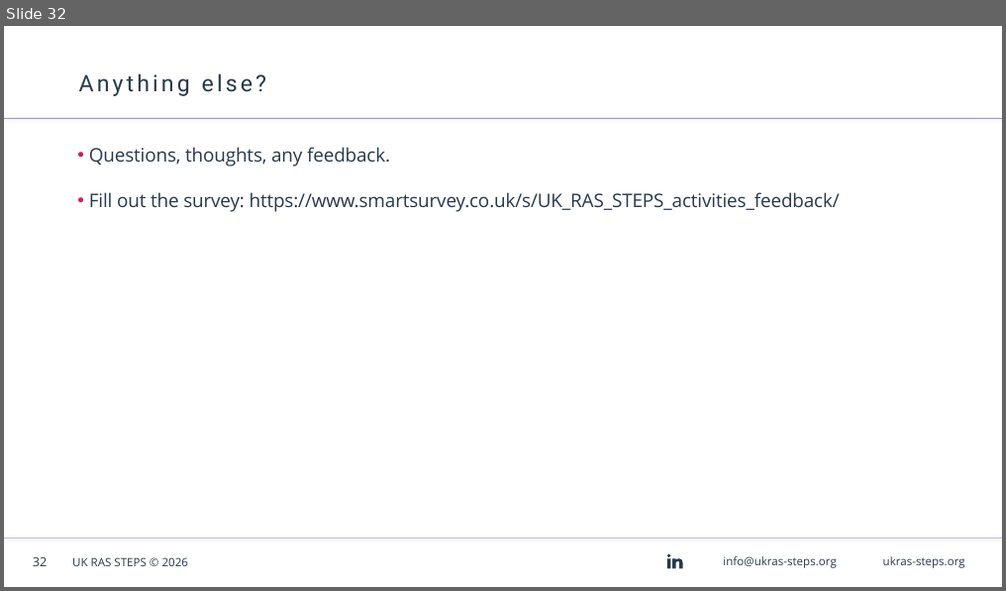
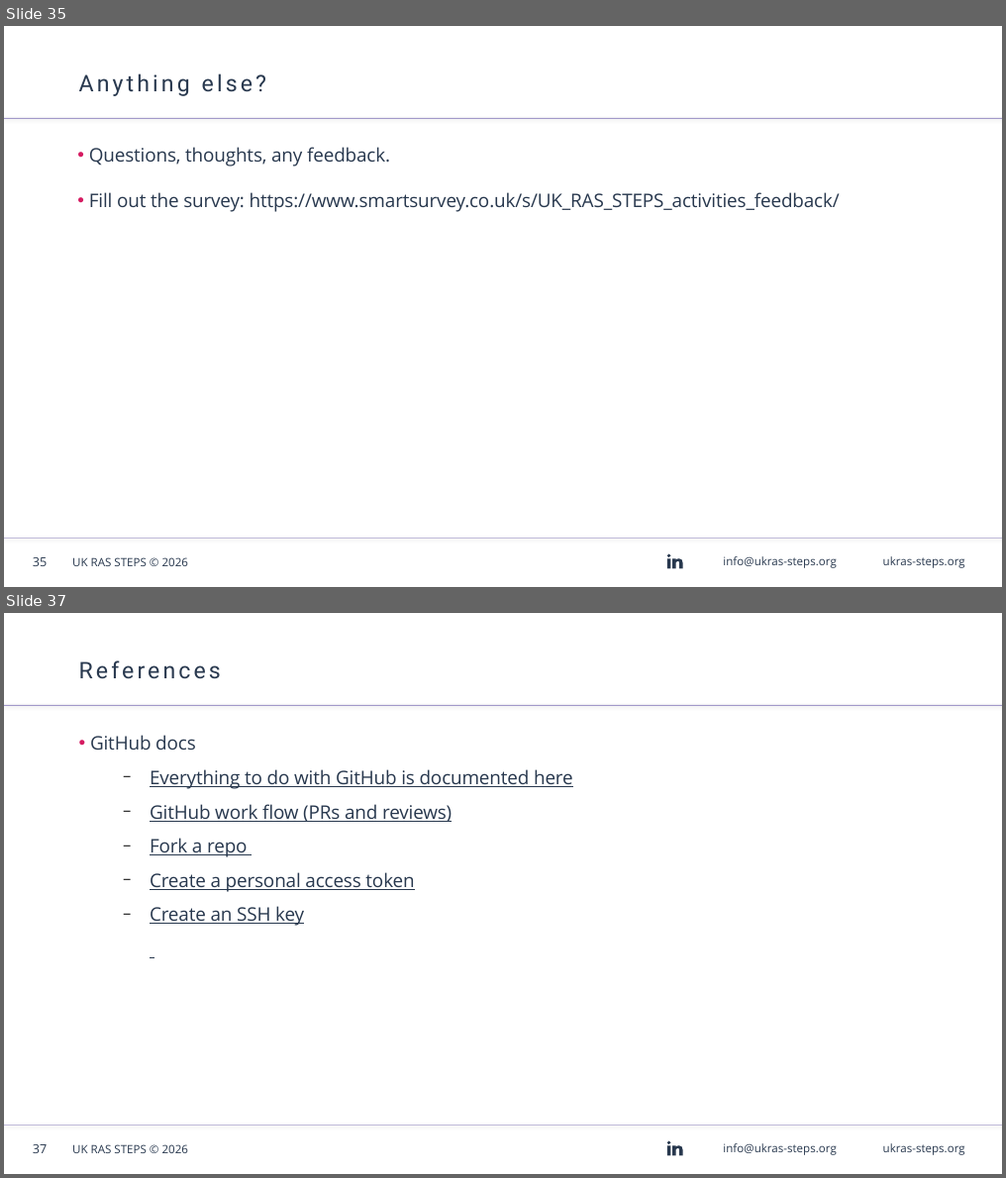
Before and after one commit to AndyBlightLeeds/git-github-workshop, a slide deck: presentation/Git & GitHub Workshop - Linux.odp. Shown one above the other, each under a label of ours: slide 32 before the commit, slides 35 and 37 after it; the slides between them are not shown. The pictures are 1006x591 and 1006x1178 pixels, drawn with LibreOffice and Linux fonts; fonts in the diff are those of the drawing; background and template pictures are left out. Boxes give left, top, right and bottom in pixels: in the first picture for what was removed or moved away, otherwise in the second. Text is boxed around its words. In the diff, an @@ line names an element or a change of style, - is before the commit and + after.

```diff
--- a/presentation/Git & GitHub Workshop - Linux.odp
+++ b/presentation/Git & GitHub Workshop - Linux.odp
@@ slide 37 added at (4, 613, 1002, 1174), background #FFFFFF; not listed: 7 template elements that a slide beside it also shows @@
@@ title added at (79, 661, 221, 679), 22 pt, text #28384E @@
+References
@@ text added at (90, 735, 573, 926), 18 pt, text #28384E, underline @@
+• GitHub docs
+  − Everything to do with GitHub is documented here
+  − GitHub work flow (PRs and reviews)
+  − Fork a repo
+  − Create a personal access token
+  − Create an SSH key
@@ what was slide 32 is now slide 35 @@
@@ page number at (33, 558, 47, 567): text changed @@
-32
+35
```
Also in this commit, not shown: 6 slides changed, 8 other slides added, 6 slides removed, 1 other file.
